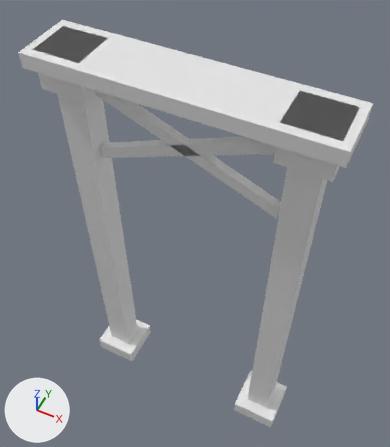
What one commit did to the glTF model assets/source/infrastructure/directorate/conveyors/models/support_heavy_tier1/structural_intact_lod1.glb.
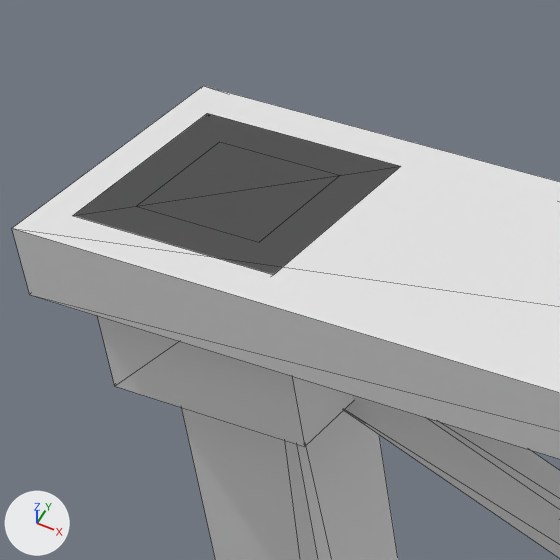
There are two pictures of each version: one whole from a 50 mm lens placed at (0.1392, -0.2656, 0.5947), pointed at (-0.008, 0.0288, 0.2267), one close up on the part from 4% to 37% of the width and 0% to 29% of the height. Every picture has the same lights, and +X, +Y and +Z are marked at lower left. The first two pictures are the older version. The close-ups show mesh edges as thin lines. Vertices at exactly the same position are counted once.

Objects in the first close-up: 'structural_intact_lod1'.
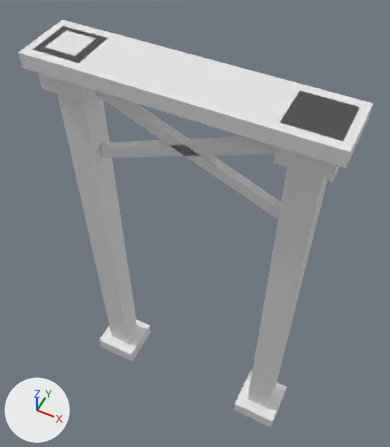
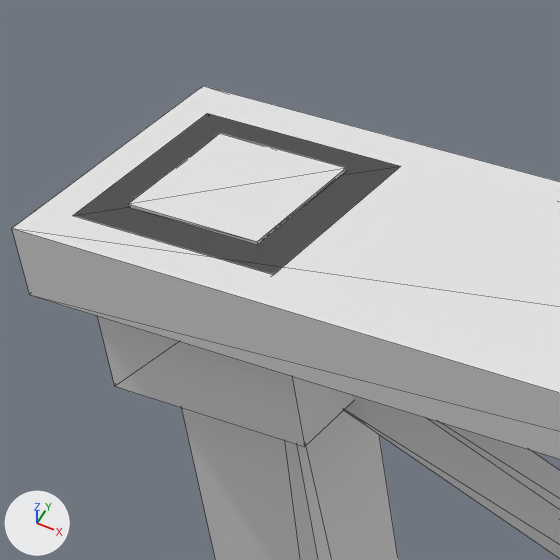
Edits to the bpy script that builds the scene:
```text
Change me_structural_intact_lod1:
    used by ob_structural_intact_lod1; location = (0.0, 0.0, 0.0)
    remove me_structural_intact_lod1.from_pydata(...)  # 72 vertices, 108 faces; spans x -0.114..0.114, y -0.025..0.025, z 0.0..0.4
    add me_structural_intact_lod1.from_pydata(...)  # 80 vertices, 120 faces; spans x -0.114..0.114, y -0.025..0.025, z 0.0..0.401
    me_structural_intact_lod1 part 1: a new loose piece, a box spanning x -0.10111..-0.07667, y -0.01222..0.01222, z 0.40028..0.40083
```

Where the change shows, as pixel boxes [x1, y1, x2, y2] in the close-ups (560 x 560 px):
part 1 of me_structural_intact_lod1, added: after [128, 133, 347, 245]
